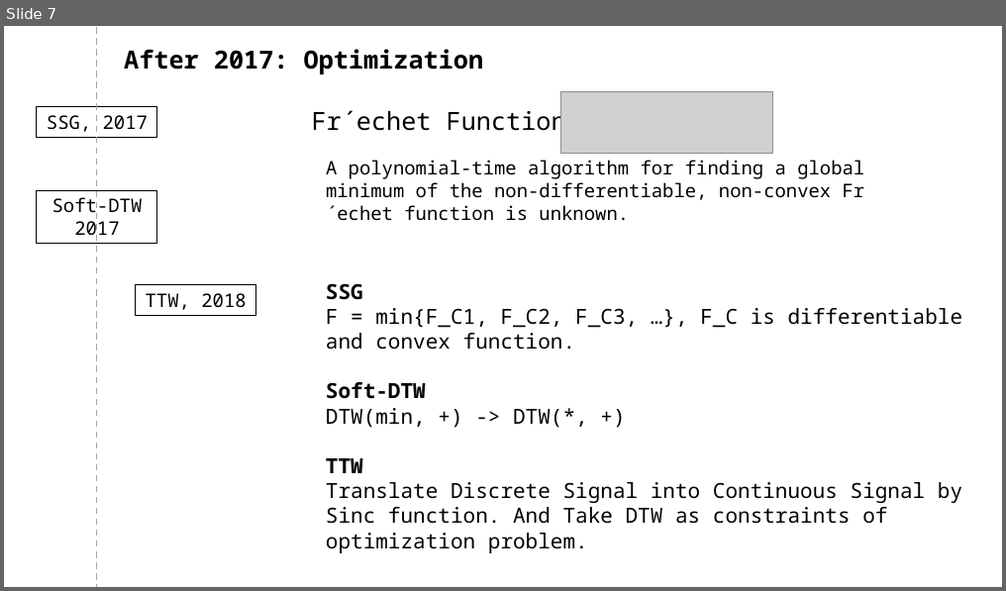
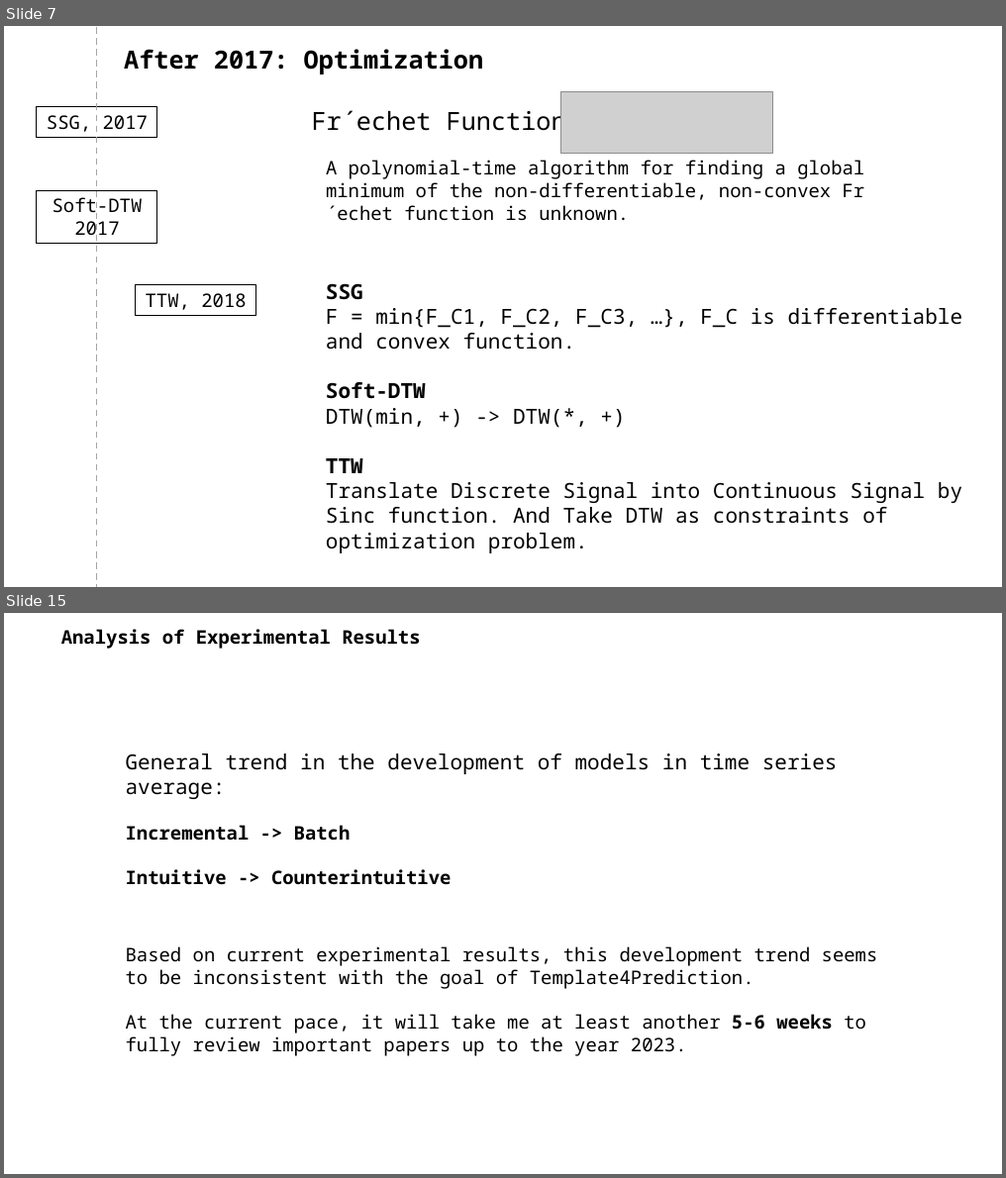
Before and after one commit to A-Big-Tortoise/Presentation, a slide deck: Presentation_1120_JiayuChen.pptx. Shown one above the other, each under a label of ours: slide 7 before the commit, slides 7 and 15 after it; the slides between them are not shown. The pictures are 1006x591 and 1006x1178 pixels, drawn with LibreOffice and Linux fonts; fonts in the diff are those of the drawing; grey boxes stand for pictures. Boxes give left, top, right and bottom in pixels: in the first picture for what was removed or moved away, otherwise in the second. Text is boxed around its words. In the diff, an @@ line names an element or a change of style, - is before the commit and + after.

```diff
--- a/Presentation_1120_JiayuChen.pptx
+++ b/Presentation_1120_JiayuChen.pptx
@@ slide 15 added at <box>4,613,1002,1174</box>, background #FFFFFF @@
@@ text added at <box>61,629,420,649</box>, 18 pt, text #000000, bold @@
+Analysis of Experimental Results
@@ text added at <box>126,754,838,885</box>, 20 pt, text #000000 @@
+General trend in the development of models in time series average:
+Incremental -> Batch
+Intuitive -> Counterintuitive
@@ text added at <box>126,947,878,1057</box>, 18 pt, text #000000 @@
+Based on current experimental results, this development trend seems to be inconsistent with the goal of Template4Prediction.
+At the current pace, it will take me at least another 5-6 weeks to fully review important papers up to the year 2023.
```
Also in this commit, not shown: 6 slides changed, 4 other slides added, 2 slides removed.
